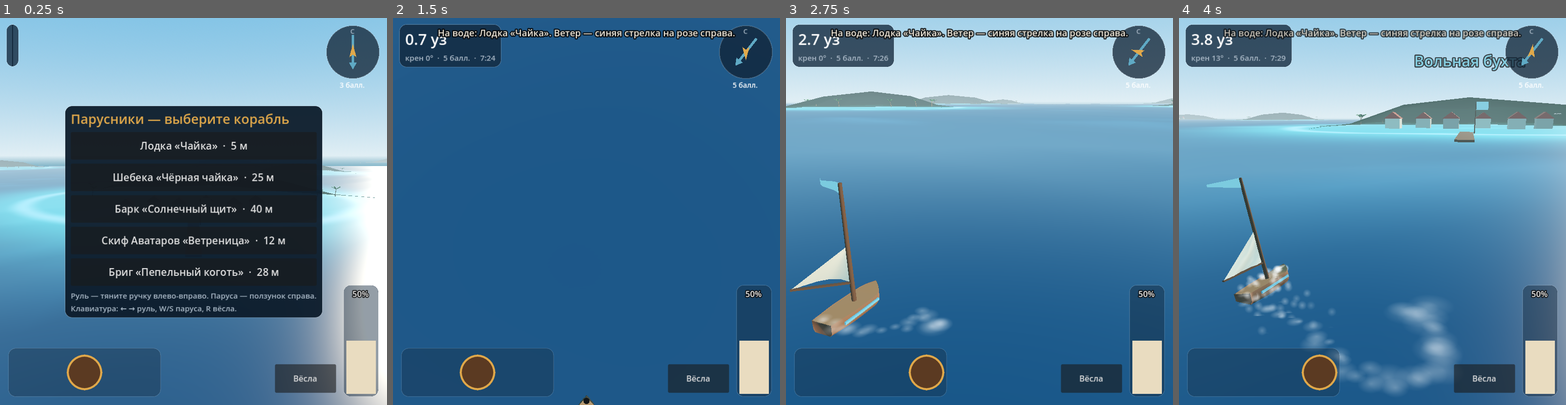
Above: before the commit, frames 1-4 (left to right).
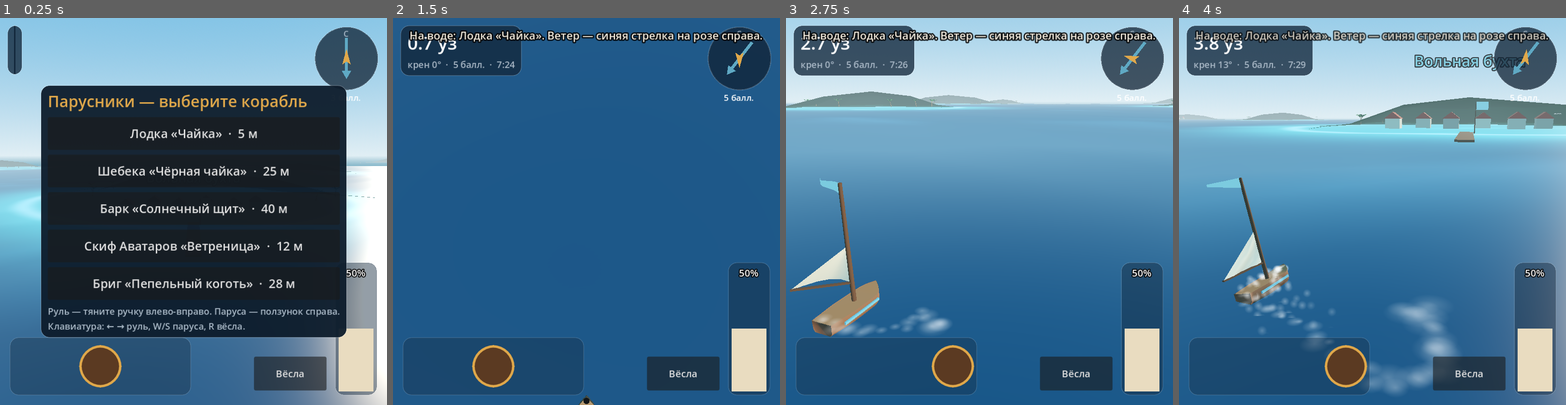
Above: after the commit, the same moments.

Repository: kuxnik/Parusniki
Game: Godot game, scene res://main.tscn
Same seed, same stepped clock (60 frames per second), same inputs: the game is played once before the commit and once after it.
Inputs (mouse positions are in pixels of both pictures, inside the frame that each line leads up to):
- Up to frame 1 (0.25 s): no input
- Up to frame 2 (1.5 s): click "Вёсла" at 0.5 s; click "Лодка «Чайка» · 5 м" at 1.25 s
- Up to frame 3 (2.75 s): tap Enter (ui_accept) at 2, 2.27 s; move the mouse to (1064, 192) at 2.02 s; hold Right from 2.03 s (still down); click (1064, 192) at 2.17 s
- Up to frame 4 (4 s): release Right at 2.75 s; drag from (1295, 230) to (1353, 288) at 2.77 s; move the mouse to (1411, 126) at 3.52 s; hold Right from 3.53 s (still down)

The runs differ from the first frame. In frame 1, 28% of the frame differs, in the area x 1-98%, y 1-98%; in frame 2, 11%; in frame 3, 11%; in frame 4, 11%.

Commit message:
Godot: светлее ночь, крупнее интерфейс на экранах 1024×600
Co-Authored-By: Claude Opus 5.5 <noreply@anthropic.com>
Claude-Session: https://claude.ai/code/session_01PFAn4DKReHgSHRqDB9CwEJ

Diff:
--- a/godot/project.godot
+++ b/godot/project.godot
@@ -11,8 +11,8 @@
 
 [display]
 
-window/size/viewport_width=760
-window/size/viewport_height=760
+window/size/viewport_width=640
+window/size/viewport_height=640
 window/size/window_width_override=1280
 window/size/window_height_override=720
 window/stretch/mode="canvas_items"
--- a/godot/scripts/world.gd
+++ b/godot/scripts/world.gd
@@ -241,20 +241,20 @@
 	var el = sin(TAU * (tod - 0.25))
 	var day = clampf(el * 3.0 + 0.35, 0.0, 1.0)
 	var dusk = clampf(1.0 - absf(el) * 4.0, 0.0, 1.0)
-	var top = Color("#050B1C").lerp(Color("#4F93C8"), day).lerp(Color("#3D5A8C"), dusk * 0.6)
-	var hor = Color("#16233D").lerp(Color("#C6DDE8"), day).lerp(Color("#F2A36B"), dusk * 0.75)
+	var top = Color("#0E1F45").lerp(Color("#4F93C8"), day).lerp(Color("#3D5A8C"), dusk * 0.6)
+	var hor = Color("#2E4570").lerp(Color("#C6DDE8"), day).lerp(Color("#F2A36B"), dusk * 0.75)
 	sky_mat.sky_top_color = top
 	sky_mat.sky_horizon_color = hor
 	sky_mat.ground_horizon_color = hor
 	env.fog_light_color = hor
 	env.fog_density = lerpf(0.0006, 0.00022, day)
-	env.ambient_light_energy = 0.25 + 0.6 * day
+	env.ambient_light_energy = 0.5 + 0.35 * day
 	var az = TAU * tod + 0.7
 	sun.rotation = Vector3(-asin(clampf(el, -1.0, 1.0)), az, 0)
 	sun.light_energy = maxf(0.0, 1.1 * day)
 	sun.light_color = Color("#FFF1D6").lerp(Color("#FF9A5A"), dusk)
 	moon.rotation = Vector3(-0.9, az + PI, 0)
-	moon.light_energy = 0.25 * (1.0 - day)
+	moon.light_energy = 0.5 * (1.0 - day)
 	lamp.light_energy = 1.6 * clampf(1.0 - day * 1.5, 0.0, 1.0)
 	lamp.position = player_pos + Vector3(0, 8, 0)
 	for l in port_lights:
--- a/godot/shaders/ocean.gdshader
+++ b/godot/shaders/ocean.gdshader
@@ -45,7 +45,7 @@
 	col = mix(col, shallow_col, shallow * shallow);
 	col += crest * 0.18;
 	col = mix(col, foam_col, foam * 0.55);
-	col *= mix(1.0, 0.45, night);
+	col *= mix(1.0, 0.62, night);
 	ALBEDO = col;
 	ROUGHNESS = 0.32;
 	METALLIC = 0.0;
